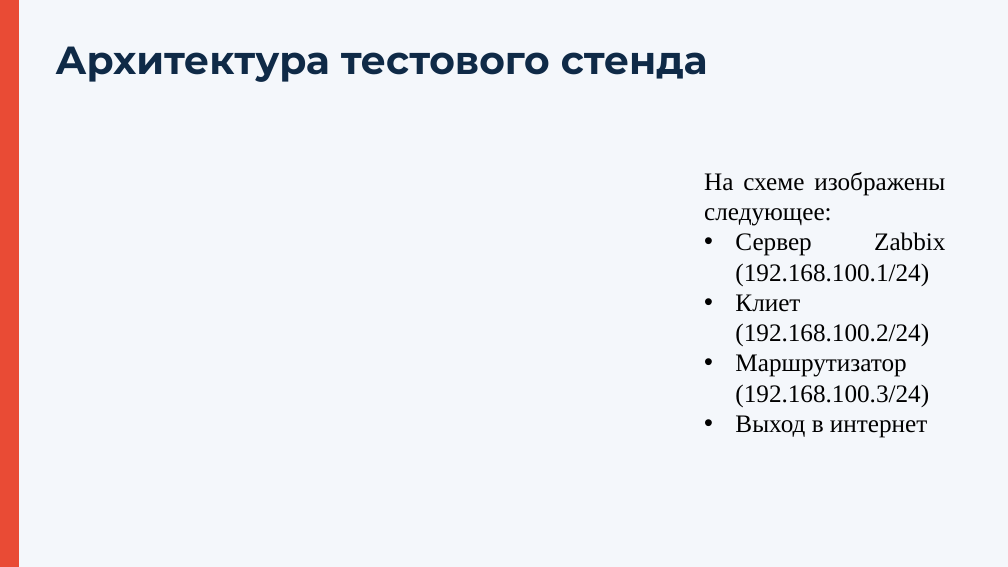
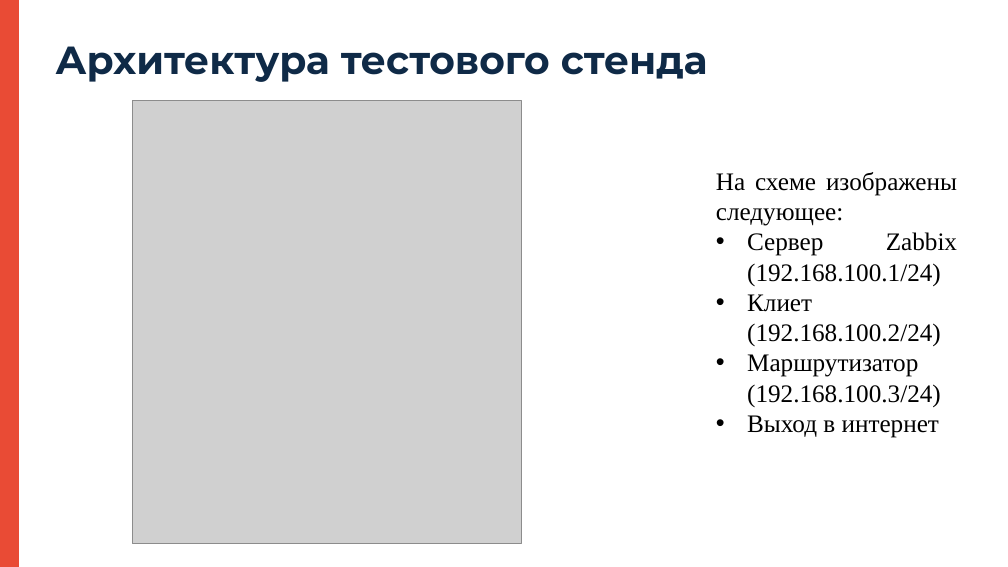
Before and after one commit to koki2222/dimloll, a slide deck: slide 9 of Презентация .pptx. Drawn at 1008x567 pixels with LibreOffice and Linux fonts; fonts in the diff are those of the drawing; grey boxes stand for pictures. Boxes give left, top, right and bottom in pixels: in the first picture for what was removed or moved away, otherwise in the second. Text is boxed around its words. In the diff, an @@ line names an element or a change of style, - is before the commit and + after.

```diff
--- a/Презентация .pptx
+++ b/Презентация .pptx
@@ background #F4F7FB to #FFFFFF @@
@@ picture added at [132,100,521,543] @@
@@ text "На схеме изображены следующее:": place and size @@
-text "На схеме изображены следующее:" at [704,172,945,438]
+text "На схеме изображены следующее:" at [716,172,957,438]
```
Also in this commit, not shown: 1 other file.
